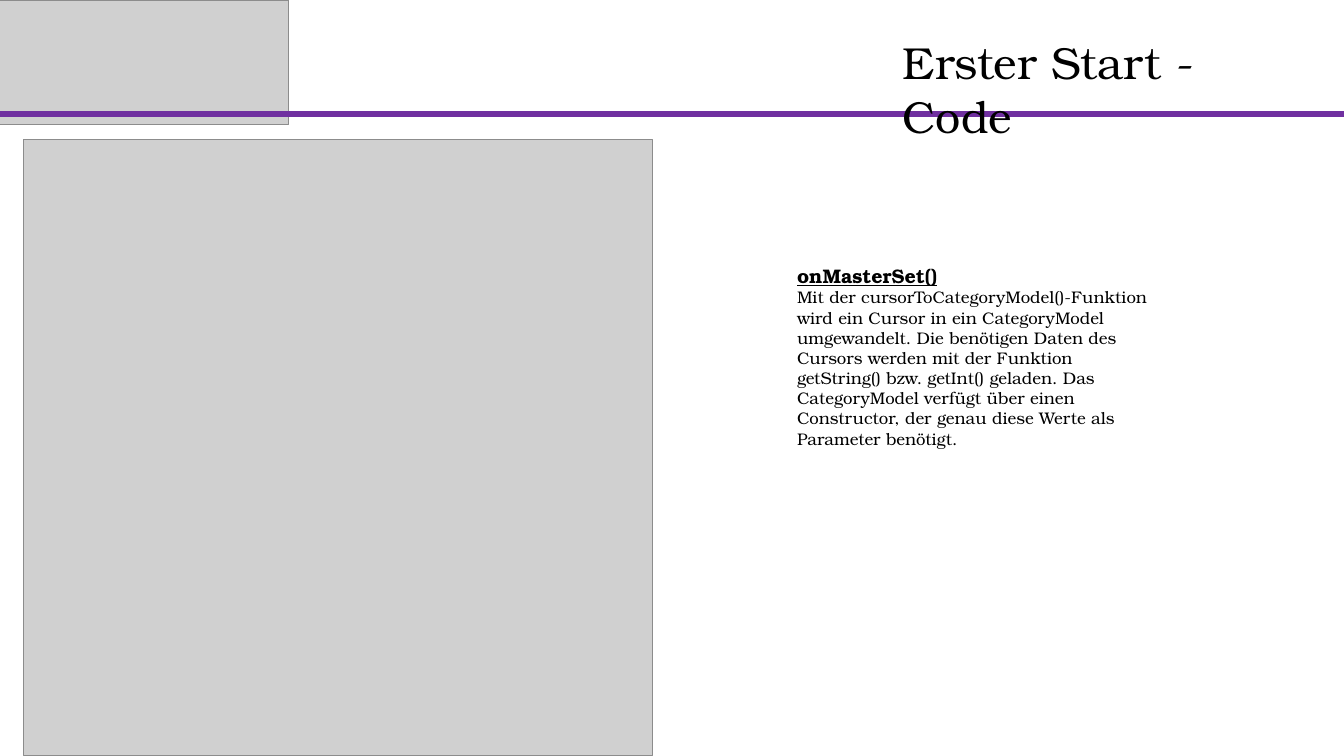
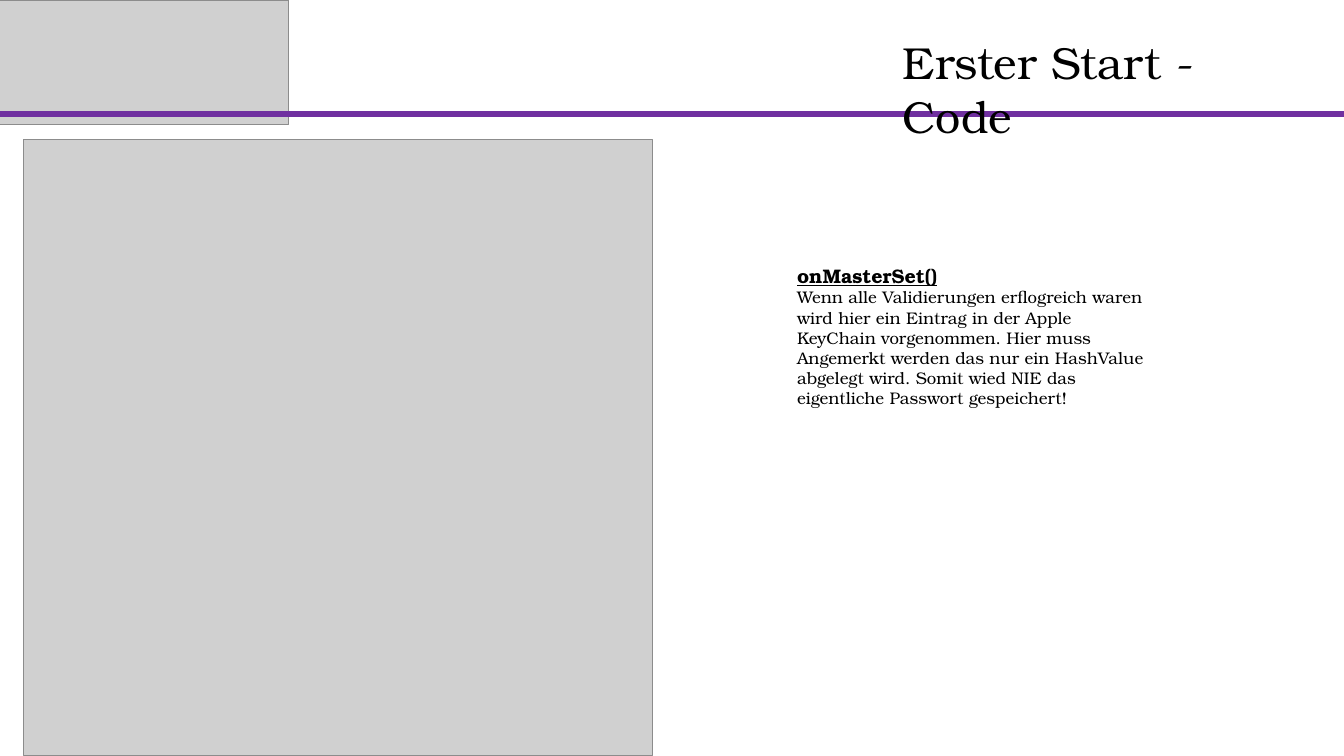
Before and after one commit to Steffen543/Moba2, a slide deck: slide 11 of Moba2-Präsentation.pptx. Drawn at 1344x756 pixels with LibreOffice and Linux fonts; fonts in the diff are those of the drawing; grey boxes stand for pictures. Boxes give left, top, right and bottom in pixels: in the first picture for what was removed or moved away, otherwise in the second. Text is boxed around its words. In the diff, an @@ line names an element or a change of style, - is before the commit and + after.

```diff
--- a/Moba2-Präsentation.pptx
+++ b/Moba2-Präsentation.pptx
@@ text at box(797, 290, 1143, 408): text changed @@
-Mit der cursorToCategoryModel()-Funktion wird ein Cursor in ein CategoryModel umgewandelt. Die benötigen Daten des Cursors werden mit der Funktion getString() bzw. getInt() geladen. Das CategoryModel verfügt über einen Constructor, der genau diese Werte als Parameter benötigt.
+Wenn alle Validierungen erflogreich waren wird hier ein Eintrag in der Apple KeyChain vorgenommen. Hier muss Angemerkt werden das nur ein HashValue abgelegt wird. Somit wied NIE das eigentliche Passwort gespeichert!
```
Also in this commit, not shown: 2 other slides changed.
